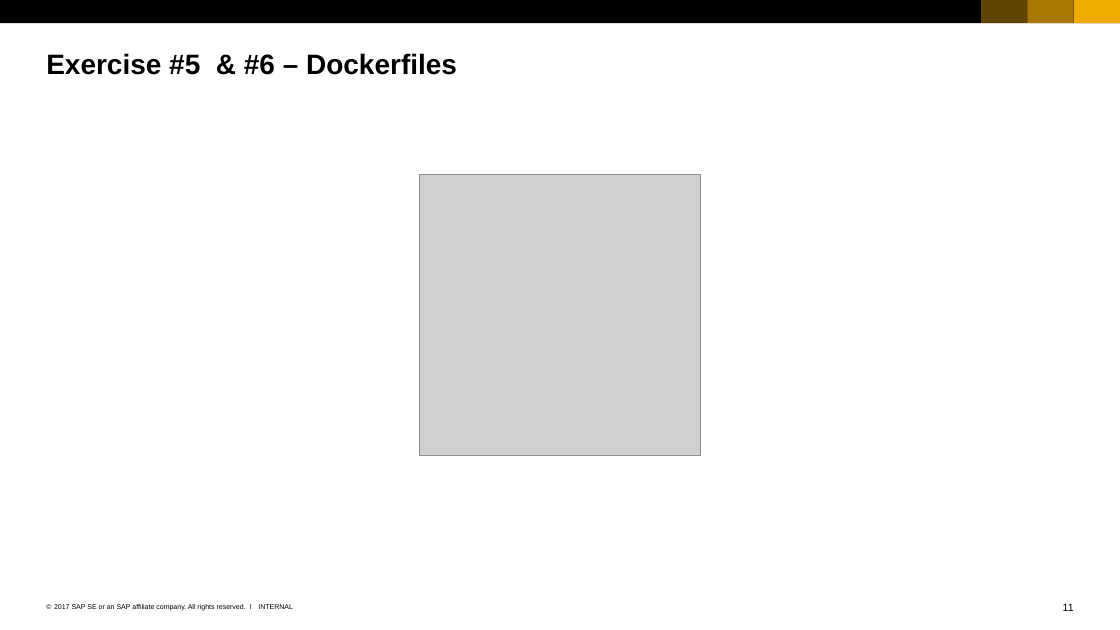
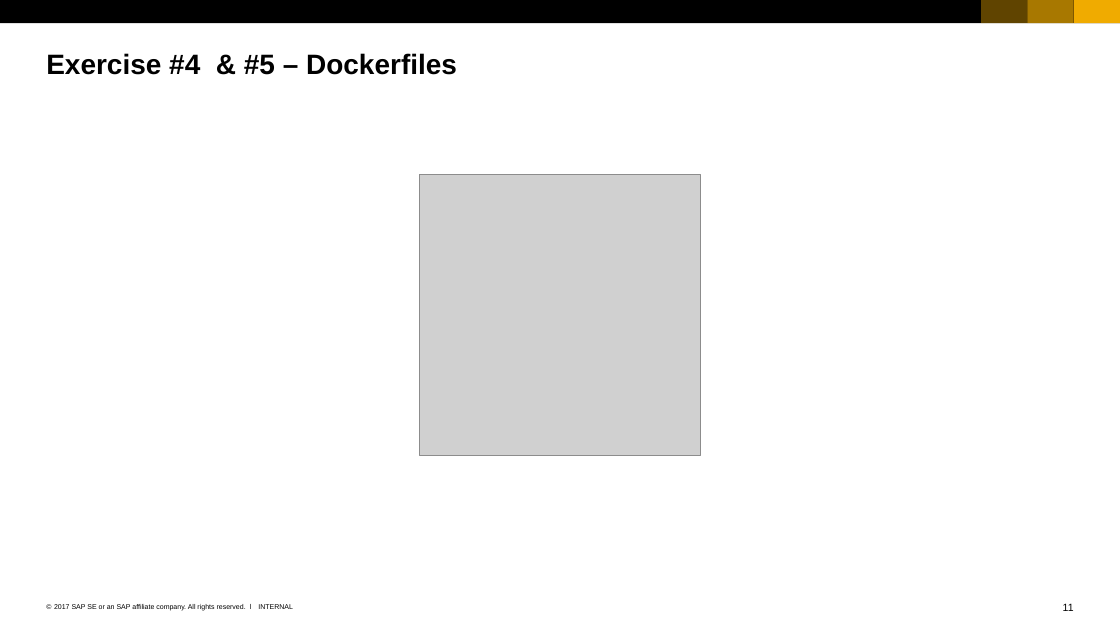
Before and after one commit to cuijiyao01/docker-k8s-training, a slide deck: slide 11 of docker/04_Dockerfiles.pptx. Drawn at 1120x630 pixels with LibreOffice and Linux fonts; fonts in the diff are those of the drawing; grey boxes stand for pictures. Boxes give left, top, right and bottom in pixels: in the first picture for what was removed or moved away, otherwise in the second. Text is boxed around its words. In the diff, an @@ line names an element or a change of style, - is before the commit and + after.

Commit message:
fix reference to exercise number

```diff
--- a/docker/04_Dockerfiles.pptx
+++ b/docker/04_Dockerfiles.pptx
@@ title at box(46, 53, 457, 75): text changed @@
-Exercise #5 & #6 – Dockerfiles
+Exercise #4 & #5 – Dockerfiles
```
Also in this commit, not shown: 3 other files.
